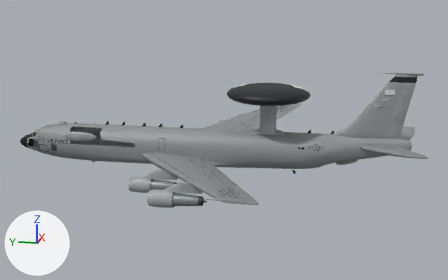
The glTF model models/aircraft/e3.glb: old version first, new version second.
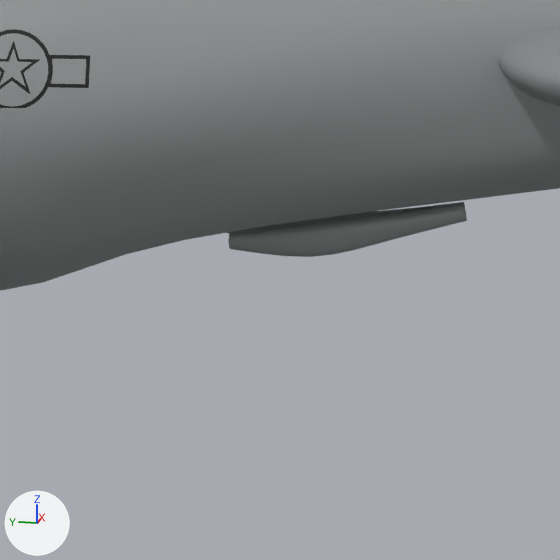
Old and new are each drawn whole from a camera (50 mm lens) standing at (-67.2, -38.7, 18.1) and looking at (-0.2, -25.3, 1.3) and again close up on the part from 70% to 82% of the width and 51% to 69% of the height. The lights are fixed; the arrows at lower left show +X, +Y and +Z. The first two pictures are the older version. Vertices at exactly the same position are counted once.

In view in the first close-up: 'e3'.
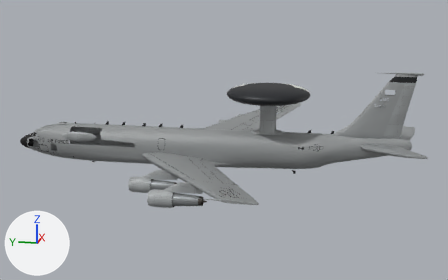
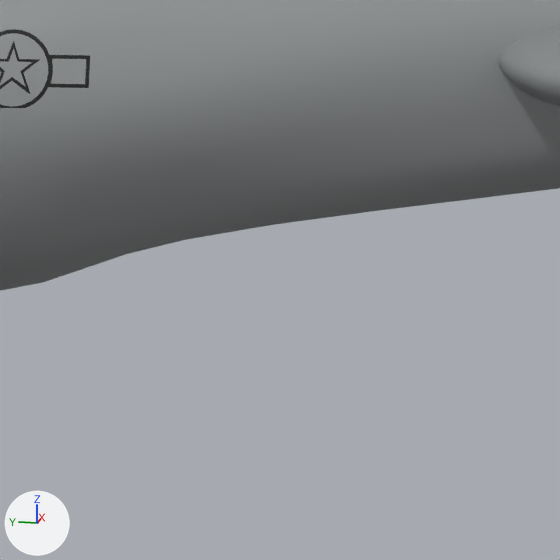
The change, as a list of edits to the scene's bpy script:
```text
Change me_e3:
    used by ob_e3; location = (0.0, 0.0, 0.0)
    remove me_e3.from_pydata(...)  # 19972 vertices, 33255 faces; spans x -22.2..22.2, y -46.6..0.0, z -2.3..9.4
    add me_e3.from_pydata(...)  # 19586 vertices, 32625 faces; spans x -22.2..22.2, y -46.6..0.0, z -2.3..9.4
    me_e3 part 1: the loose piece of 243 vertices spanning x -0.2..0.2, y -40.1..-37.8, z -0.9..-0.3 is deleted
    other edits to the shape of me_e3 do not show in these pictures
```

Pixel boxes (x1, y1, x2, y2) of what changed, in the close-ups (560 x 560 px):
part 1 of me_e3, deleted: before (228, 202, 467, 257)
